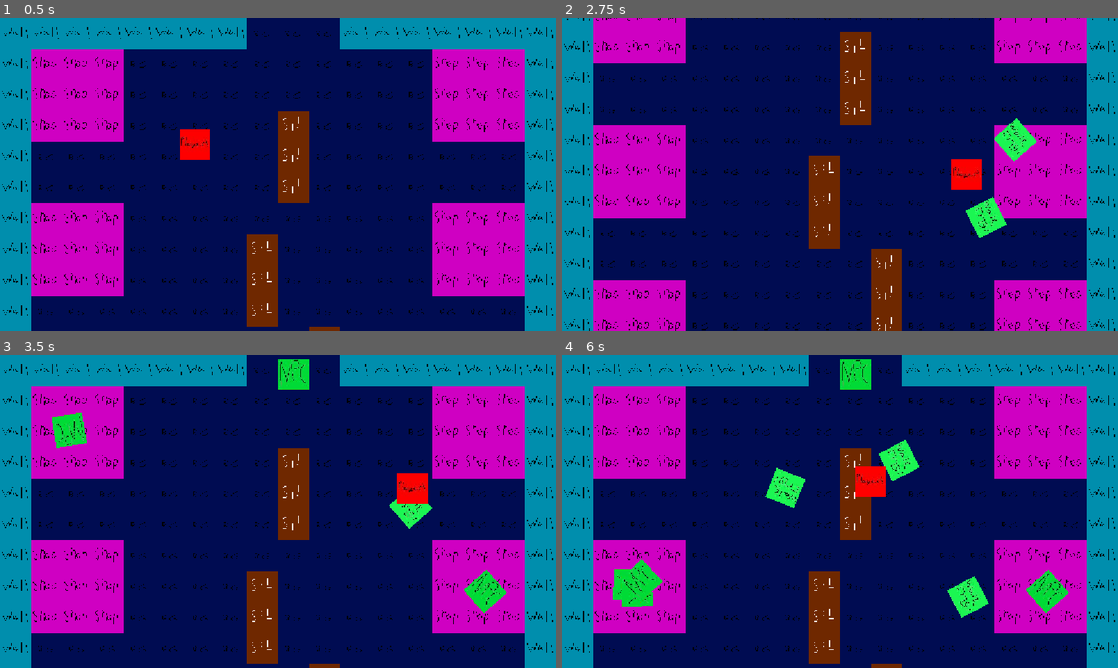
Above: before the commit, frames 1-4 (two rows, left to right).
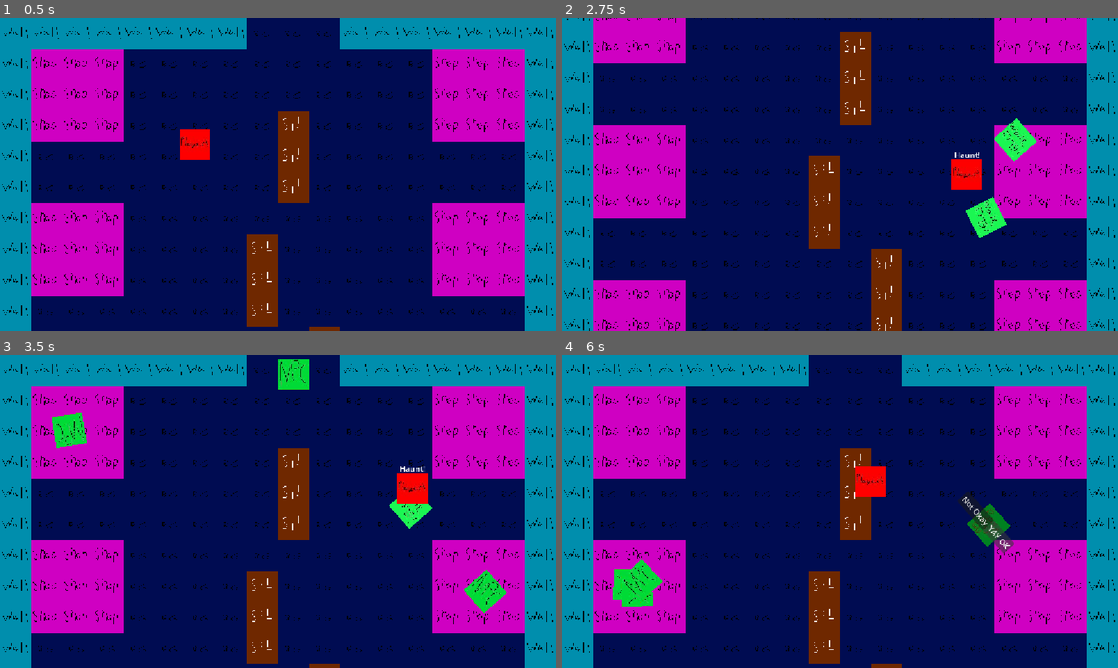
Above: after the commit, the same moments.

Repository: GayassKnight/ghostie-game-2026
Game: Godot game, scene res://Scenes/game.tscn
The game is run twice, just before and just after one commit, with the same random seed, the same clock (stepped at 60 frames per second) and the same inputs.
Inputs (mouse positions are in pixels of both pictures, inside the frame that each line leads up to):
- Up to frame 1 (0.5 s): no input
- Up to frame 2 (2.75 s): tap Enter (Action) at 0.5, 1.35 s; move the mouse to (962, 158) at 0.52 s; hold Right (Right) 0.53-1.28 s; hold Enter (Action) 0.53-1.28 s; click (962, 158) at 0.67 s; move the mouse to (728, 190) at 1.27 s; hold Down (Down) 1.28-2.03 s; click (728, 190) at 1.42 s; move the mouse to (895, 105) at 2.02 s; hold Right (Right) from 2.03 s (still down); hold Enter (Action) from 2.03 s (still down); click (895, 105) at 2.17 s
- Up to frame 3 (3.5 s): move the mouse to (250, 574) at 2.77 s; release Right (Right) at 2.78 s; release Enter (Action) at 2.78 s; hold Up (Up) from 2.78 s (still down); tap Enter (Action) at 2.85 s; click (250, 574) at 2.92 s
- Up to frame 4 (6 s): move the mouse to (1006, 558) at 3.52 s; release Up (Up) at 3.53 s; hold A (Left) 3.53-4.25 s; hold Enter (Action) 3.53-4.25 s; click (1006, 558) at 3.67 s; click (973, 511) at 4.25 s, where only the run after the commit has a clickable "Not Okay"; click (1001, 536) at 5 s, where only the run after the commit has a clickable "YAY OK"; click (1001, 536) at 5.75 s, where only the run after the commit has a clickable "YAY OK"

Frame 1 is identical in both runs. In frame 2, less than 0.1% of the frame differs, in the area x 70-76%, y 42-45%; in frame 3, less than 0.1%; in frame 4, 3.6%, in the area x 36-92%, y 1-84%.

Commit message:
Interacting Components and Puzzle
Added an interacting component and an interactable component that are implemented in the player and in the NPC respectively. When the player gets close to an NPC a "Haunt!" sign pops up, and once interacted with the NPC stops walking and opens up their Puzzle. The Puzzle right now is just two buttons that send two different signals that will be used later in a different way.

Diff:
--- /dev/null
+++ b/Comps made outside/fakenpc.gd
@@ -0,0 +1,29 @@
+extends CharacterBody2D
+class_name NPC
+
+const PUZZLE_SCENE := preload("res://Scenes/puzzle.tscn") # your path
+
+var puzzle: Puzzle
+
+func _ready() -> void:
+	puzzle = PUZZLE_SCENE.instantiate() as Puzzle
+	puzzle.hide()
+	puzzle.puzzle_father = self
+
+	puzzle.success.connect(_on_puzzle_success)
+	puzzle.failure.connect(_on_puzzle_failure)
+
+
+func _on_puzzle_success() -> void:
+	print("Puzzle solved")
+
+func _on_puzzle_failure(location: Vector2) -> void:
+	print("Puzzle failed at ", location)
+
+##DEBUG THINGY
+func _input_event(_viewport: Viewport, event: InputEvent, _shape_idx: int) -> void:
+	if event is InputEventMouseButton \
+	and event.button_index == MOUSE_BUTTON_LEFT \
+	and event.pressed:
+		puzzle.visible = true
+		print("doningngi")
--- /dev/null
+++ b/Comps made outside/fakenpc.tscn
@@ -0,0 +1,16 @@
+[gd_scene format=3 uid="uid://sek4374t346d"]
+
+[ext_resource type="Script" uid="uid://086osmgwauvd" path="res://Comps made outside/fakenpc.gd" id="1_jx705"]
+[ext_resource type="Texture2D" uid="uid://d25an0ouug0dt" path="res://icon.svg" id="2_m5g8a"]
+
+[sub_resource type="CircleShape2D" id="CircleShape2D_m5g8a"]
+radius = 63.007935
+
+[node name="FAKENPC" type="CharacterBody2D" unique_id=1628364461]
+script = ExtResource("1_jx705")
+
+[node name="Sprite2D" type="Sprite2D" parent="." unique_id=1513857107]
+texture = ExtResource("2_m5g8a")
+
+[node name="CollisionShape2D" type="CollisionShape2D" parent="." unique_id=84809609]
+shape = SubResource("CircleShape2D_m5g8a")
--- /dev/null
+++ b/Comps made outside/testing_ground.tscn
@@ -0,0 +1,9 @@
+[gd_scene format=3 uid="uid://iloavb0lsm0x"]
+
+[ext_resource type="PackedScene" uid="uid://sek4374t346d" path="res://fakenpc.tscn" id="1_q4otm"]
+
+[node name="Testing ground" type="Node2D" unique_id=422211417]
+
+[node name="FAKENPC" parent="." unique_id=1628364461 instance=ExtResource("1_q4otm")]
+position = Vector2(536, 335)
+input_pickable = true
--- /dev/null
+++ b/Scenes/Components/interactable.tscn
@@ -0,0 +1,8 @@
+[gd_scene format=3 uid="uid://cay68vfqw65my"]
+
+[ext_resource type="Script" uid="uid://ka1n5kngdhxb" path="res://Scripts/interactable.gd" id="1_iwnww"]
+
+[node name="Interactable" type="Area2D" unique_id=412234999]
+collision_layer = 16
+collision_mask = 0
+script = ExtResource("1_iwnww")
--- /dev/null
+++ b/Scenes/Components/interacting_component.tscn
@@ -0,0 +1,35 @@
+[gd_scene format=3 uid="uid://ql5qrpypdjyq"]
+
+[ext_resource type="Script" uid="uid://cbuuwtmug48v5" path="res://Scripts/interacting_component.gd" id="1_vax4f"]
+
+[sub_resource type="CircleShape2D" id="CircleShape2D_8qmx4"]
+radius = 91.0
+
+[node name="InteractingComponent" type="Node2D" unique_id=1676390788]
+script = ExtResource("1_vax4f")
+
+[node name="InteractRange" type="Area2D" parent="." unique_id=1860859485]
+collision_layer = 0
+collision_mask = 16
+
+[node name="CollisionShape2D" type="CollisionShape2D" parent="InteractRange" unique_id=1729941160]
+shape = SubResource("CircleShape2D_8qmx4")
+
+[node name="InteractLabel" type="Label" parent="." unique_id=1693162280]
+anchors_preset = 8
+anchor_left = 0.5
+anchor_top = 0.5
+anchor_right = 0.5
+anchor_bottom = 0.5
+offset_left = -28.5
+offset_top = -52.0
+offset_right = 28.5
+offset_bottom = -29.0
+grow_horizontal = 2
+grow_vertical = 2
+text = "Default"
+horizontal_alignment = 1
+vertical_alignment = 1
+
+[connection signal="area_entered" from="InteractRange" to="." method="_on_interact_range_area_entered"]
+[connection signal="area_exited" from="InteractRange" to="." method="_on_interact_range_area_exited"]
--- a/Scenes/human_npc.tscn
+++ b/Scenes/human_npc.tscn
@@ -2,6 +2,7 @@
 
 [ext_resource type="Texture2D" uid="uid://b6vt8du7gt16e" path="res://Assets/npc_sprite.jpg" id="1_2wtwj"]
 [ext_resource type="Script" uid="uid://bca1jciko54dt" path="res://Scripts/human_npc.gd" id="1_jiiee"]
+[ext_resource type="PackedScene" uid="uid://cay68vfqw65my" path="res://Scenes/Components/interactable.tscn" id="3_qkaym"]
 
 [sub_resource type="AtlasTexture" id="AtlasTexture_jiiee"]
 atlas = ExtResource("1_2wtwj")
@@ -10,6 +11,10 @@
 [sub_resource type="AtlasTexture" id="AtlasTexture_qkaym"]
 atlas = ExtResource("1_2wtwj")
 region = Rect2(0, 0, 64, 64)
+
+[sub_resource type="AtlasTexture" id="AtlasTexture_1f5kq"]
+atlas = ExtResource("1_2wtwj")
+region = Rect2(64, 64, 64, 64)
 
 [sub_resource type="AtlasTexture" id="AtlasTexture_mciwj"]
 atlas = ExtResource("1_2wtwj")
@@ -33,7 +38,10 @@
 "name": &"Idle",
 "speed": 5.0
 }, {
-"frames": [],
+"frames": [{
+"duration": 1.0,
+"texture": SubResource("AtlasTexture_1f5kq")
+}],
 "loop": 1,
 "name": &"Possesed",
 "speed": 5.0
@@ -50,15 +58,16 @@
 [sub_resource type="CircleShape2D" id="CircleShape2D_wowpa"]
 radius = 28.01785
 
-[sub_resource type="RectangleShape2D" id="RectangleShape2D_8qmx4"]
-size = Vector2(64, 64)
+[sub_resource type="CircleShape2D" id="CircleShape2D_8qmx4"]
+radius = 50.01
 
 [node name="HumanNPC" type="CharacterBody2D" unique_id=1217994032]
+input_pickable = true
 script = ExtResource("1_jiiee")
 
 [node name="AnimatedSprite2D" type="AnimatedSprite2D" parent="." unique_id=1281725094]
 sprite_frames = SubResource("SpriteFrames_8qmx4")
-animation = &"Detected"
+animation = &"Possesed"
 
 [node name="CollisionShape2D" type="CollisionShape2D" parent="." unique_id=148475865]
 shape = SubResource("CircleShape2D_wowpa")
@@ -67,12 +76,11 @@
 
 [node name="IdleTimer" type="Timer" parent="." unique_id=1254582068]
 
-[node name="Area2D" type="Area2D" parent="." unique_id=1220273310]
+[node name="Interactable" parent="." unique_id=412234999 instance=ExtResource("3_qkaym")]
+interact_name = "Haunt!"
 
-[node name="Area2DShape" type="CollisionShape2D" parent="Area2D" unique_id=374601221]
-shape = SubResource("RectangleShape2D_8qmx4")
+[node name="CollisionShape2D" type="CollisionShape2D" parent="Interactable" unique_id=1758284996]
+shape = SubResource("CircleShape2D_8qmx4")
 
 [connection signal="navigation_finished" from="NavigationAgent2D" to="." method="_on_navigation_agent_2d_navigation_finished"]
 [connection signal="timeout" from="IdleTimer" to="." method="_on_idle_timer_timeout"]
-[connection signal="body_entered" from="Area2D" to="." method="_on_area_2d_player_entered"]
-[connection signal="body_entered" from="Area2D" to="." method="_on_area_2d_body_entered"]
--- a/Scenes/player.tscn
+++ b/Scenes/player.tscn
@@ -1,14 +1,20 @@
 [gd_scene format=3 uid="uid://fgx7hvuu7rfx"]
 
+[ext_resource type="Script" uid="uid://cbuuwtmug48v5" path="res://Scripts/interacting_component.gd" id="1_6t5aa"]
 [ext_resource type="Texture2D" uid="uid://byliluneiledf" path="res://Assets/player_sprite.jpg" id="1_v0iea"]
+[ext_resource type="PackedScene" uid="uid://ql5qrpypdjyq" path="res://Scenes/Components/interacting_component.tscn" id="3_vgqql"]
 
 [sub_resource type="CircleShape2D" id="CircleShape2D_3dryh"]
 radius = 29.0
 
 [node name="Player" type="CharacterBody2D" unique_id=419081174]
+input_pickable = true
+script = ExtResource("1_6t5aa")
 
 [node name="Sprite2D" type="Sprite2D" parent="." unique_id=808869498]
 texture = ExtResource("1_v0iea")
 
 [node name="CollisionShape2D" type="CollisionShape2D" parent="." unique_id=206981370]
 shape = SubResource("CircleShape2D_3dryh")
+
+[node name="InteractingComponent" parent="." unique_id=1676390788 instance=ExtResource("3_vgqql")]
--- a/Scenes/puzzle.tscn
+++ b/Scenes/puzzle.tscn
@@ -1,8 +1,8 @@
-[gd_scene format=3 uid="uid://c8pwudhck87at"]
+[gd_scene format=3 uid="uid://6tk1e5ugt30s"]
 
-[ext_resource type="Script" uid="uid://wxl0vcdrm0kp" path="res://Scripts/puzzle.gd" id="1_go0o5"]
+[ext_resource type="Script" uid="uid://ccnwnja5vghyw" path="res://Scripts/puzzle.gd" id="1_go0o5"]
 
-[node name="Puzzle" type="Control" unique_id=52874422]
+[node name="Puzzle" type="Control" unique_id=574062764]
 layout_mode = 3
 anchors_preset = 15
 anchor_right = 1.0
@@ -11,18 +11,24 @@
 grow_vertical = 2
 script = ExtResource("1_go0o5")
 
-[node name="Finish" type="Button" parent="." unique_id=251785402]
+[node name="OKButton" type="Button" parent="." unique_id=1107947171]
 layout_mode = 1
-anchors_preset = 7
-anchor_left = 0.5
-anchor_top = 1.0
-anchor_right = 0.5
+anchors_preset = 9
 anchor_bottom = 1.0
-offset_left = -91.0
-offset_top = -99.0
-offset_right = 91.0
-grow_horizontal = 2
-grow_vertical = 0
-text = "Finish Puzzle"
+offset_right = 31.0
+grow_vertical = 2
+text = "YAY OK"
 
-[connection signal="pressed" from="Finish" to="." method="_on_finish_pressed"]
+[node name="NotOKButton" type="Button" parent="." unique_id=1619958618]
+layout_mode = 1
+anchors_preset = 11
+anchor_left = 1.0
+anchor_right = 1.0
+anchor_bottom = 1.0
+offset_left = -81.0
+grow_horizontal = 0
+grow_vertical = 2
+text = "Not Okay"
+
+[connection signal="pressed" from="OKButton" to="." method="_on_ok_button_pressed"]
+[connection signal="pressed" from="NotOKButton" to="." method="_on_not_ok_button_pressed"]
--- a/Scripts/game_manager.gd
+++ b/Scripts/game_manager.gd
@@ -6,7 +6,7 @@
 @onready var spawn_timer: Timer = $"../SpawnTimer"
 
 #Regular variables
-var max_npcs = 20
+var max_npcs = 5
 var current_npcs: Array
 var npc_scene = preload("res://Scenes/human_npc.tscn") as PackedScene
 
@@ -14,17 +14,16 @@
 	current_npcs.resize(max_npcs)
 	spawn_timer.start()
 
-func add_npcs_tree() -> void:
-	var filled_slots = 0
-	for slot in current_npcs:
-		if slot != null:
-			filled_slots += 1
-
-	for n in max_npcs:
-			var new_NPC = HumanNPC.new()
-			current_npcs.append(new_NPC)
-			game.add_child(new_NPC)
-
+#func add_npcs_tree() -> void:
+	#var filled_slots = 0
+	#for slot in current_npcs:
+		#if slot != null:
+			#filled_slots += 1
+	#
+	#for n in max_npcs:
+			#var new_NPC = HumanNPC.new()
+			#current_npcs.append(new_NPC)
+			#game.add_child(new_NPC)
 
 func _on_spawn_timer_timeout() -> void:
 	var filled_slots = 0
--- a/Scripts/human_npc.gd
+++ b/Scripts/human_npc.gd
@@ -2,7 +2,6 @@
 class_name HumanNPC
 
 #Export variables
-#@export var destinations:Array[Marker2D]
 @export var destinations:Array
 @export var exit_destination:Marker2D
 
@@ -11,12 +10,15 @@
 @onready var idle_timer: Timer = $IdleTimer
 @onready var animated_sprite: AnimatedSprite2D = $AnimatedSprite2D
 @onready var human_npc: HumanNPC = $"."
+@onready var interactable: Area2D = $Interactable
 
 #Regular variables
 const SPEED = 1000
-enum HumanStates {IDLE, WALKING, POSSESED}
+enum HumanStates {IDLE, WALKING, POSSESED,DETECTED}
 var current_state: HumanStates
 var current_destination:Marker2D
+const PUZZLE_SCENE := preload("res://Scenes/puzzle.tscn") # your path
+var puzzle: Puzzle
 
 #Ready and Physics functions
 func set_destination(destination_list):
@@ -31,8 +33,17 @@
 	set_collision_mask_value(3,true)
 	z_index = 100
 	_set_state(HumanStates.IDLE)
+	interactable.interact = _on_interact
 
-func _physics_process(delta: float) -> void:
+	##Puzzle logic
+	puzzle = PUZZLE_SCENE.instantiate() as Puzzle
+	puzzle.hide()
+	puzzle.puzzle_father = self
+
+	puzzle.success.connect(_on_puzzle_success)
+	puzzle.failure.connect(_on_puzzle_failure)
+
+func _physics_process(_delta: float) -> void:
 	match current_state:
 		HumanStates.IDLE:
 			pass
@@ -59,7 +70,10 @@
 		HumanStates.WALKING:
 			animated_sprite.play("Walking")
 		HumanStates.POSSESED:
-			pass
+			idle_timer.stop()
+			animated_sprite.play("Possesed")
+		HumanStates.DETECTED:
+			animated_sprite.play("Detected")
 
 func choose_next_state() -> void:
 	if current_state == HumanStates.IDLE:
@@ -81,5 +95,18 @@
 func despawn() -> void:
 	human_npc.get_parent().remove_child(self)
 
-func _on_area_2d_body_entered(body: Node2D) -> void:
-	pass # Replace with function body.
+#Interacting part
+func _on_interact():
+	if (animated_sprite.animation == "Walking" && interactable.is_interactable==true) || (animated_sprite.animation == "Idle"&& interactable.is_interactable==true):
+		_set_state(HumanStates.POSSESED)
+		interactable.is_interactable = false
+		add_child(puzzle)
+		puzzle.visible = true
+		puzzle.z_index = 150
+		print("Puzzle opened")
+
+func _on_puzzle_success() -> void:
+	print("Puzzle solved")
+
+func _on_puzzle_failure(location: Vector2) -> void:
+	print("Puzzle failed at ", location)
--- /dev/null
+++ b/Scripts/interactable.gd
@@ -0,0 +1,7 @@
+extends Area2D
+
+@export var interact_name:String = ""
+@export var is_interactable:bool =  true
+
+var interact: Callable = func():
+	pass
--- /dev/null
+++ b/Scripts/interacting_component.gd
@@ -0,0 +1,34 @@
+extends Node2D
+
+@onready var interact_label: Label = $InteractLabel
+var current_interactions := []
+var can_interact := true
+
+func _input(event: InputEvent):
+	if event.is_action_pressed("Action") and can_interact:
+		if current_interactions:
+			can_interact = false
+			interact_label.hide()
+
+			await current_interactions[0].interact.call()
+			can_interact = true
+
+func _process(_delta: float) -> void:
+	if current_interactions and can_interact:
+		current_interactions.sort_custom(_sort_by_nearest)
+		if current_interactions[0].is_interactable:
+			interact_label.text = current_interactions[0].interact_name
+			interact_label.show()
+	else:
+		interact_label.hide()
+
+func _sort_by_nearest(area1,area2):
+	var area1_distance = global_position.distance_to(area1.global_position)
+	var area2_distance = global_position.distance_to(area2.global_position)
+	return area1_distance < area2_distance
+
+func _on_interact_range_area_entered(area: Area2D) -> void:
+	current_interactions.push_back(area)
+
+func _on_interact_range_area_exited(area: Area2D) -> void:
+	current_interactions.erase(area)
--- a/Scripts/player.gd
+++ b/Scripts/player.gd
@@ -7,7 +7,7 @@
 	set_collision_mask_value(2, false)
 	set_collision_mask_value(3,true)
 
-func _physics_process(delta: float) -> void:
+func _physics_process(_delta: float) -> void:
 
 	var direction = Vector2(Input.get_axis("Left","Right"),Input.get_axis("Up","Down"))
 	if direction:
--- a/Scripts/puzzle.gd
+++ b/Scripts/puzzle.gd
@@ -1,6 +1,12 @@
 extends Control
+class_name Puzzle
 
-@onready var puzzle: Control = $"."
+signal success
+signal failure(location)
+var puzzle_father: Node2D
 
-func _on_finish_pressed() -> void:
-	puzzle.visible = false
+func _on_not_ok_button_pressed() -> void:
+	failure.emit(puzzle_father.global_position)
+
+func _on_ok_button_pressed() -> void:
+	success.emit()
--- a/project.godot
+++ b/project.godot
@@ -28,6 +28,7 @@
 
 folder_colors={
 "res://Assets/": "yellow",
+"res://Comps made outside/": "red",
 "res://Scenes/": "orange",
 "res://Scripts/": "purple"
 }
@@ -69,6 +70,14 @@
 ]
 }
 
+[layer_names]
+
+2d_physics/layer_1="player"
+2d_physics/layer_2="npc"
+2d_physics/layer_3="wall"
+2d_physics/layer_4="enemies"
+2d_physics/layer_5="interactions"
+
 [physics]
 
 3d/physics_engine="Jolt Physics"
Binary file changed: Assets/npc_sprite.jpg
Not shown, added: Comps made outside/fakenpc.gd.uid
Not shown, added: Scripts/interactable.gd.uid
Not shown, added: Scripts/interacting_component.gd.uid
Not shown, changed: Scripts/puzzle.gd.uid
Not shown, changed: Assets/NPC.kra
Not shown, changed: Assets/NPC.kra~
Not shown, changed: Assets/npc_sprite.jpg~
